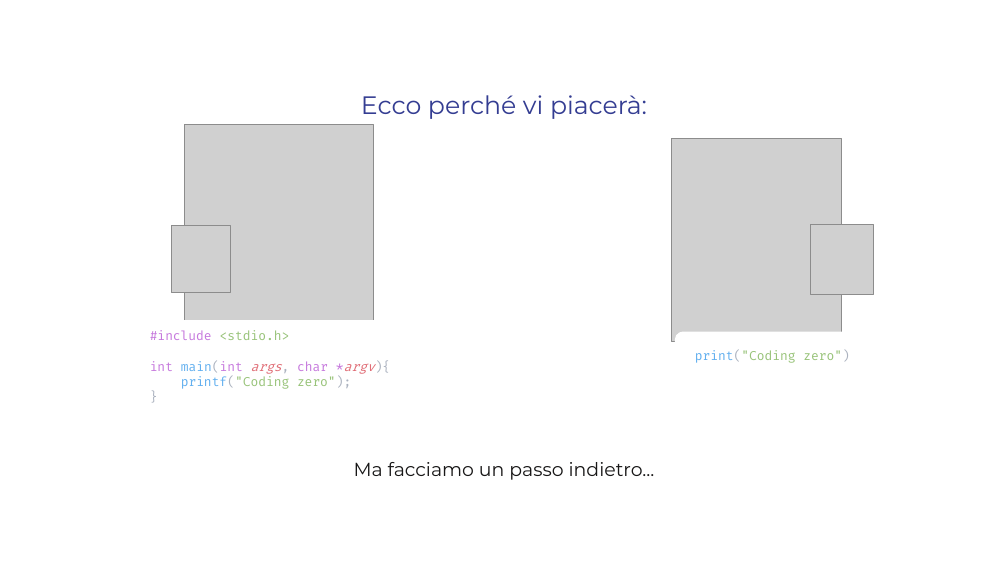
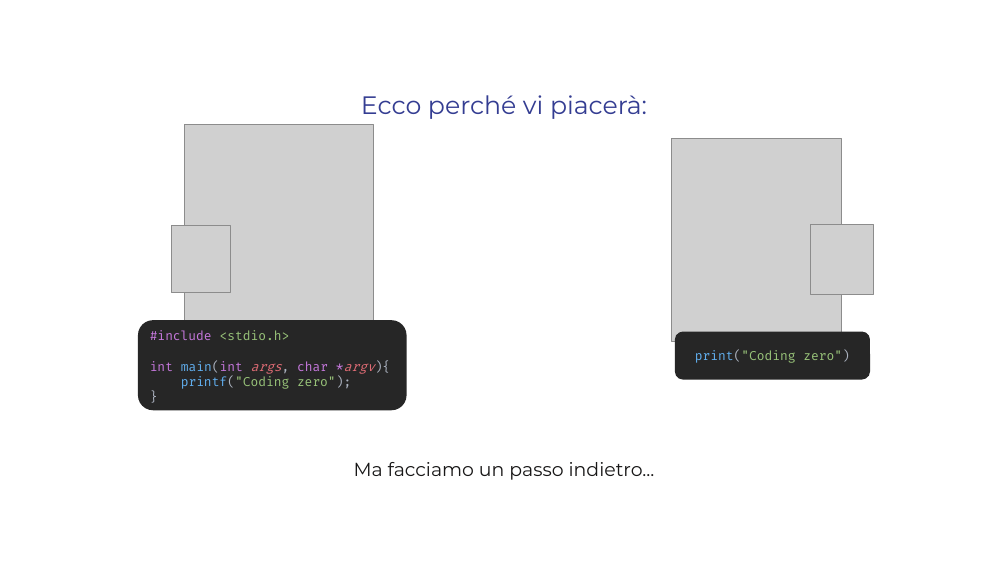
Before and after one commit to VivIngInf/CodingZERO-2024, a slide deck: slide 2 of Presentazioni/Lezione 4 - Python - Gabriele Iovino/Python - CodingZero.pptx. Drawn at 1008x567 pixels with LibreOffice and Linux fonts; fonts in the diff are those of the drawing; grey boxes stand for pictures; background and template pictures are left out. Boxes give left, top, right and bottom in pixels: in the first picture for what was removed or moved away, otherwise in the second. Text is boxed around its words. In the diff, an @@ line names an element or a change of style, - is before the commit and + after.

```diff
--- a/Presentazioni/Lezione 4 - Python - Gabriele Iovino/Python - CodingZero.pptx
+++ b/Presentazioni/Lezione 4 - Python - Gabriele Iovino/Python - CodingZero.pptx
@@ rounded rectangle "#include <stdio.h>": place and size @@
-rounded rectangle "#include <stdio.h>" at [150,330,375,389]
+rounded rectangle "#include <stdio.h>" at [138,321,406,411]
@@ rounded rectangle "#include <stdio.h>" at [138,321,406,411]: fill none to #262626 @@
@@ rounded rectangle "print("Coding zero")" at [675,332,870,380]: fill #FFFFFF to #262626 @@
```
Also in this commit, not shown: 8 other slides changed, 1 other file.
